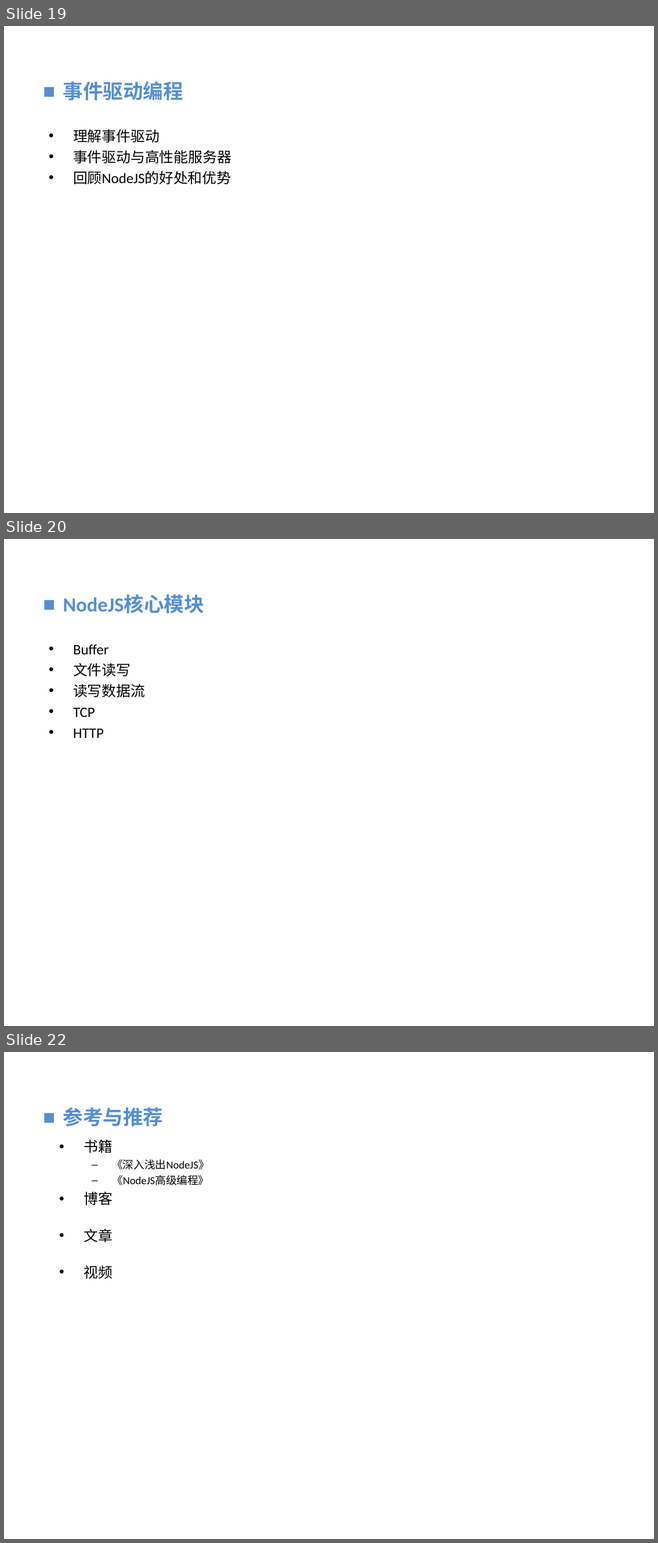
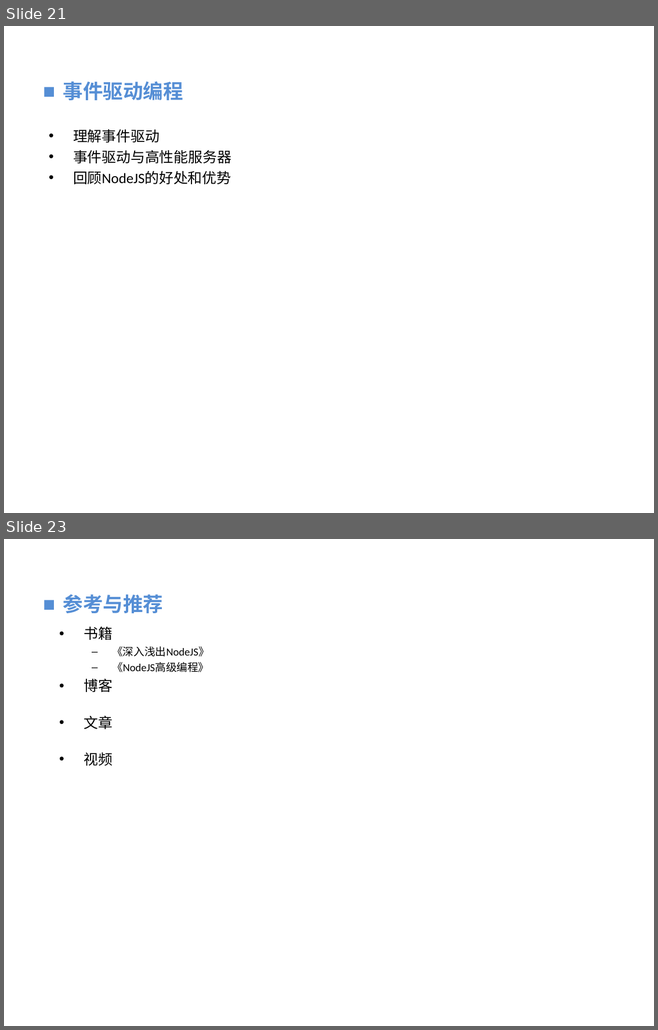
Before and after one commit to vaik/Documents, a slide deck: 我的分享/NodeJS基础概念理解.ppt. Shown one above the other, each under a label of ours: slides 19, 20 and 22 before the commit, slides 21 and 23 after it; the slides between them are not shown. The pictures are 658x1543 and 658x1030 pixels, drawn with LibreOffice and Linux fonts; fonts in the diff are those of the drawing; background and template pictures are left out. Boxes give left, top, right and bottom in pixels: in the first picture for what was removed or moved away, otherwise in the second. Text is boxed around its words. In the diff, an @@ line names an element or a change of style, - is before the commit and + after.

```diff
--- a/我的分享/NodeJS基础概念理解.ppt
+++ b/我的分享/NodeJS基础概念理解.ppt
@@ slide 20 removed at (4,539,654,1026), background picture (left out) @@
@@ text removed at (63,595,204,613) @@
-■ NodeJS核心模块
@@ text removed at (73,645,145,738) @@
-• Buffer
-• 文件读写
-• 读写数据流
-• TCP
-• HTTP
@@ what was slide 19 is now slide 21 @@
@@ what was slide 22 is now slide 23 @@
```
Also in this commit, not shown: 3 slides changed, 3 slides added, 1 other slide removed.
